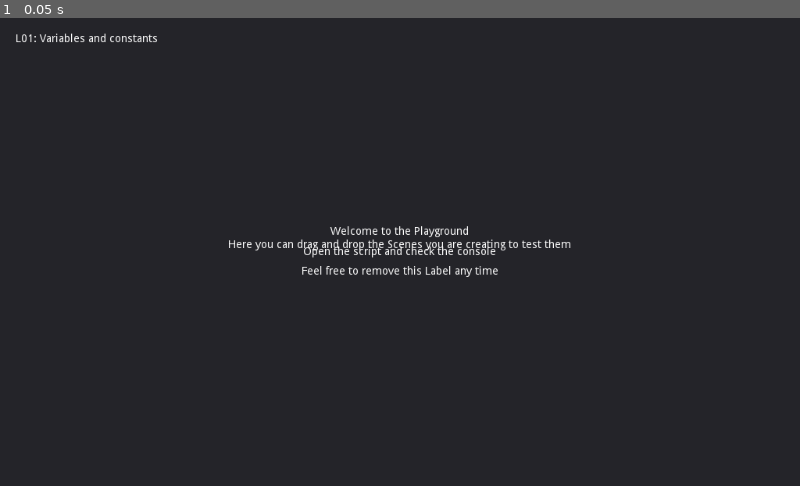
Above: before the commit, frame 1.
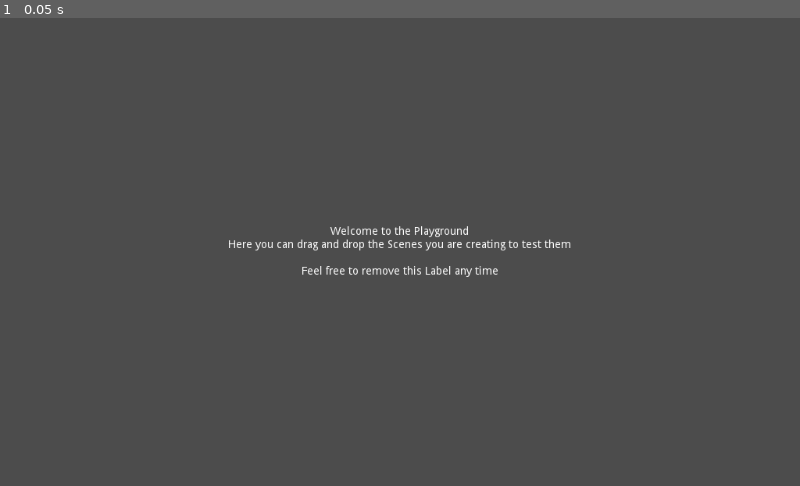
Above: after the commit, the same moment.

Repository: z16th/P101-Godot
Game: Godot game, scene res://Playground.tscn
The game is run twice, just before and just after one commit, with the same random seed, the same clock (stepped at 60 frames per second) and the same inputs.
Inputs:
- Up to frame 1 (0.05 s): no input

The runs differ from the first frame. In frame 1, 99% of the frame differs, in the area x 0-100%, y 0-100%.

Commit message:
add: Extra content

Diff:
--- /dev/null
+++ b/Extra/EscapingCharacters/EscapingCharacters.gd
@@ -0,0 +1,26 @@
+extends Node
+
+var single_quote = "\'"
+var double_quote = "\""
+var backslash = "\\"
+var new_line = "\n"
+var carriage_return = "\r"
+var tab = "\t"
+var backspace = "\b"
+var form_feed = "\f"
+var vertical_tab = "\v"
+var percent = "%%"
+var curly_braces = "{}".format([""],"{}")
+
+func _ready():
+	print(single_quote)
+	print(double_quote)
+	print(backslash)
+	print(new_line)
+	print(carriage_return)
+	print(tab)
+	print(backspace)
+	print(form_feed)
+	print(vertical_tab)
+	print(percent)
+	print(curly_braces)
--- /dev/null
+++ b/Extra/EscapingCharacters/EscapingCharacters.tscn
@@ -0,0 +1,6 @@
+[gd_scene load_steps=2 format=2]
+
+[ext_resource path="res://Extra/EscapingCharacters/EscapingCharacters.gd" type="Script" id=1]
+
+[node name="EscapingCharacters" type="Node"]
+script = ExtResource( 1 )
--- /dev/null
+++ b/Extra/UsingStringMethods/UsingStringMethods.gd
@@ -0,0 +1,19 @@
+extends Node
+
+
+func _ready():
+	var path = "C:/Users/User/Documents/Project-01/image.png"
+	print("base_dir: ", path.get_base_dir())
+	print("basename: ", path.get_basename())
+	print("extension: ", path.get_extension())
+	print("file: ", path.get_file())
+	print("just filename: ", path.get_file().get_basename())
+	path.length()
+
+
+	print("is_valid_filename: ", path.is_valid_filename())
+
+	print("is_abs_path: ", path.is_abs_path())
+	print("is_rel_path: ", path.is_rel_path())
+
+	print("simplify_path: ", "../..//Project-01//image.png".simplify_path())
--- /dev/null
+++ b/Extra/UsingStringMethods/UsingStringMethods.tscn
@@ -0,0 +1,6 @@
+[gd_scene load_steps=2 format=2]
+
+[ext_resource path="res://Extra/UsingStringMethods/UsingStringMethods.gd" type="Script" id=1]
+
+[node name="UsingStringMethods" type="Node"]
+script = ExtResource( 1 )
--- /dev/null
+++ b/Playground.gd
@@ -0,0 +1,5 @@
+extends Node
+
+
+func _ready():
+	print( "Another string".length() )
--- a/Playground.tscn
+++ b/Playground.tscn
@@ -1,8 +1,9 @@
 [gd_scene load_steps=2 format=2]
 
-[ext_resource path="res://Lessons/L01/L01.tscn" type="PackedScene" id=1]
+[ext_resource path="res://Playground.gd" type="Script" id=1]
 
 [node name="Playground" type="Node"]
+script = ExtResource( 1 )
 
 [node name="Label" type="Label" parent="."]
 anchor_right = 1.0
@@ -13,5 +14,3 @@
 Feel free to remove this Label any time"
 align = 1
 valign = 1
-
-[node name="L01" parent="." instance=ExtResource( 1 )]
